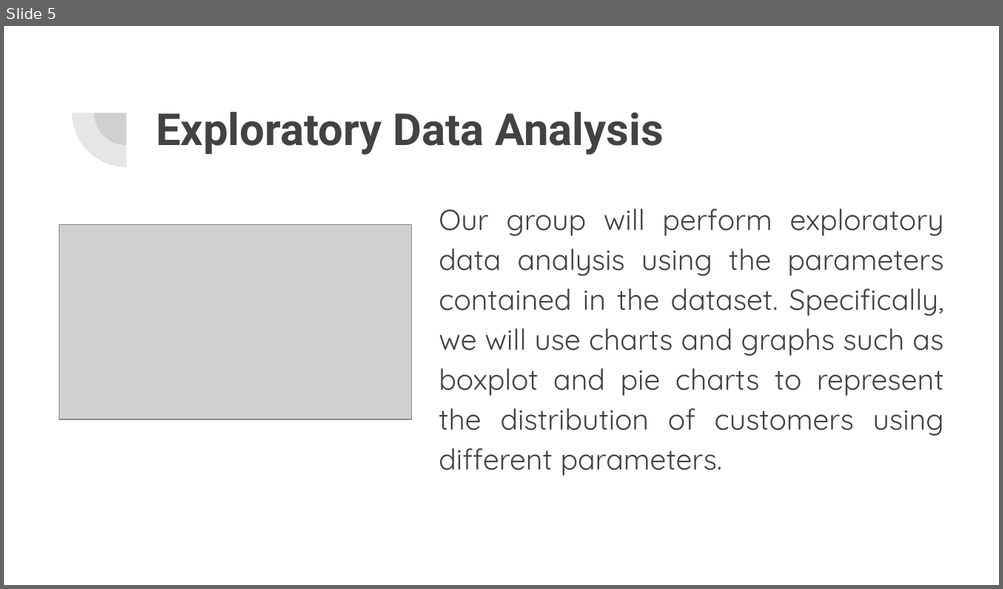
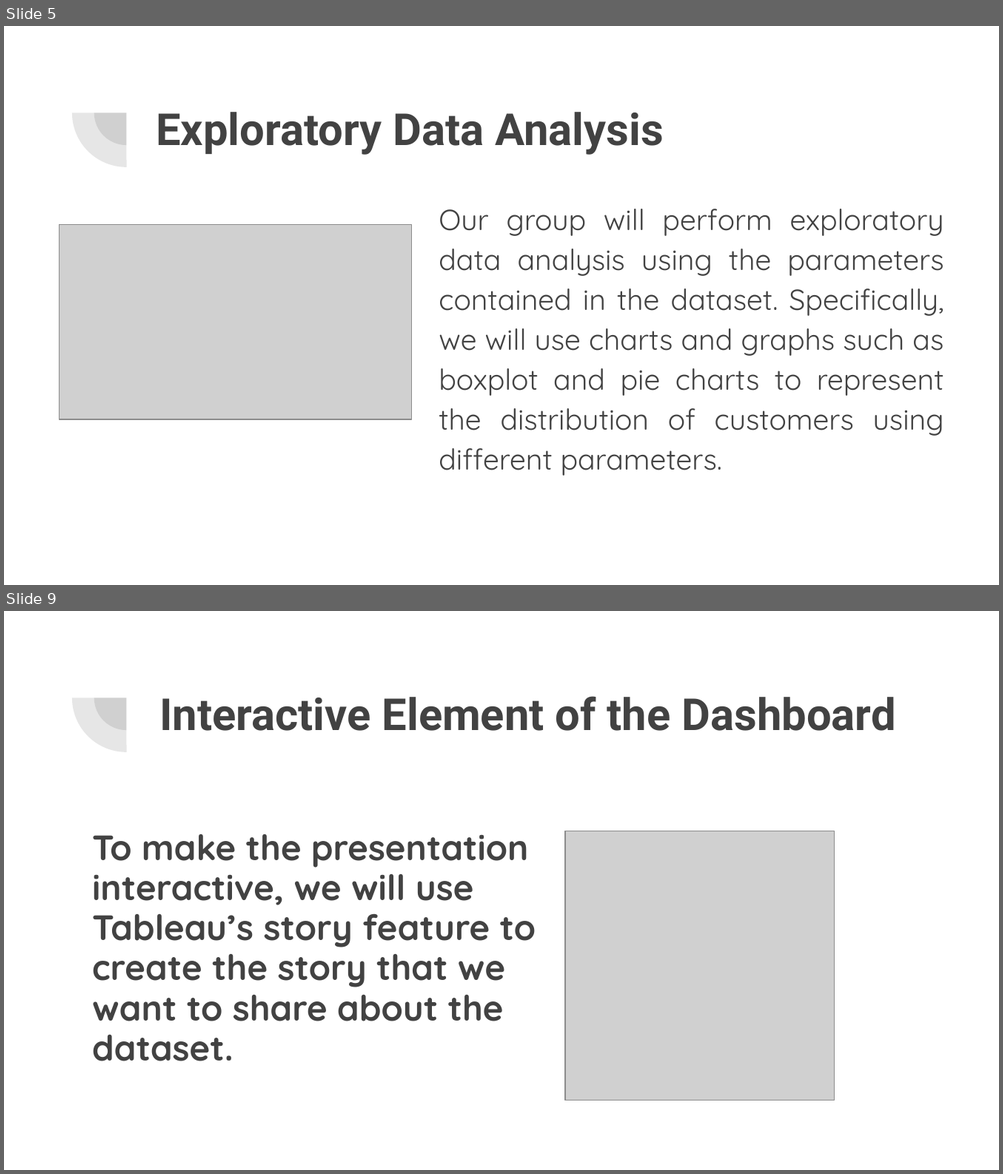
Before and after one commit to KHembrick/The_Final_Project, a slide deck: Project Presentation.pptx. Shown one above the other, each under a label of ours: slide 5 before the commit, slides 5 and 9 after it; the slides between them are not shown. The pictures are 1003x589 and 1003x1174 pixels, drawn with LibreOffice and Linux fonts; fonts in the diff are those of the drawing; grey boxes stand for pictures. Boxes give left, top, right and bottom in pixels: in the first picture for what was removed or moved away, otherwise in the second. Text is boxed around its words. In the diff, an @@ line names an element or a change of style, - is before the commit and + after.

Commit message:
Modifying Dashboard file.

```diff
--- a/Project Presentation.pptx
+++ b/Project Presentation.pptx
@@ slide 9 added at [4,611,999,1170], background #FFFFFF; not listed: 2 template elements that a slide beside it also shows @@
@@ title added at [159,696,895,731], 32 pt, text #424242, bold @@
+Interactive Element of the Dashboard
@@ picture added at [565,831,834,1100] @@
@@ text added at [92,834,536,1062], 25.5 pt, text #424242, bold @@
+To make the presentation interactive, we will use Tableau’s story feature to create the story that we want to share about the dataset.
```
Also in this commit, not shown: 1 slide changed, 2 other slides added, 1 other file.
